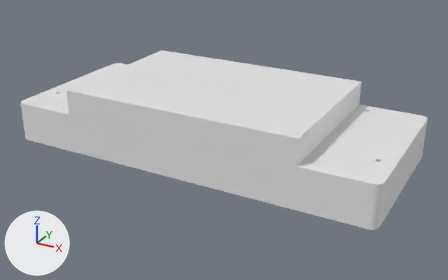
What one commit did to the Blender file BlenderSource/Faceplate_Complete.blend.
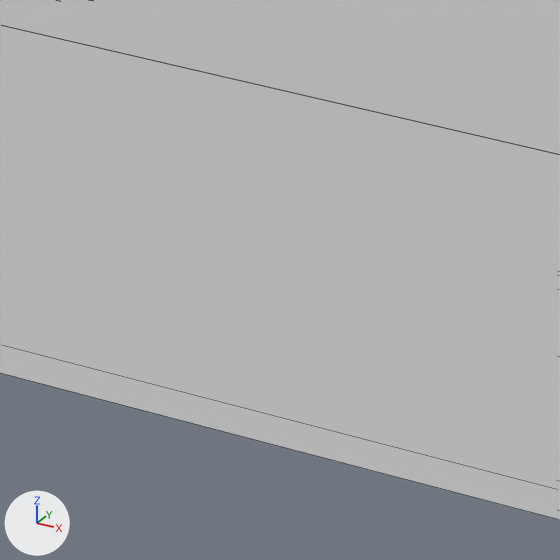
The first picture shows the older version from a 50 mm camera at (18.8, -35.9, 16.9) aimed at (1.0, -3.5, 0.7). The close-ups show both versions on the part from 32% to 44% of the width and 47% to 68% of the height of that picture; other places that the commit changed are outside them. Lighting does not change. The marker at lower left points along +X, +Y and +Z. The close-ups show mesh edges as thin lines.

The older version as bpy lines, for what is in view:
```python
me_screenholder_003 = bpy.data.meshes.new('ScreenHolder.003')
me_screenholder_003.from_pydata(...)  # 449 vertices, 371 faces, 1 loose edge; spans x -2.4..13.1, y -8.5..2.1, z 0.0..1.8
me_screenholder_004 = bpy.data.meshes.new('ScreenHolder.004')
me_screenholder_004.from_pydata(...)  # 529 vertices, 627 faces, 18 loose edges; spans x -2.4..13.1, y -8.5..2.1, z 0.0..2.6
ob_screenholder_bottom = bpy.data.objects.new('ScreenHolder_Bottom', me_screenholder_003)
ob_screenholder_bottom.location = (-5.1, 0.0, 4.2)
ob_screenholder_bottom.rotation_euler = (0.0, 3.142, 0.0)  # degrees (0, 180, 0)
ob_screenholder_bottom.scale = (-1.0, 1.0, 1.0)
ob_screenholder_top = bpy.data.objects.new('ScreenHolder_Top', me_screenholder_004)
ob_screenholder_top.location = (5.65, 0.0, 0.0)
ob_screenholder_top.scale = (-1.0, 1.0, 1.0)
```
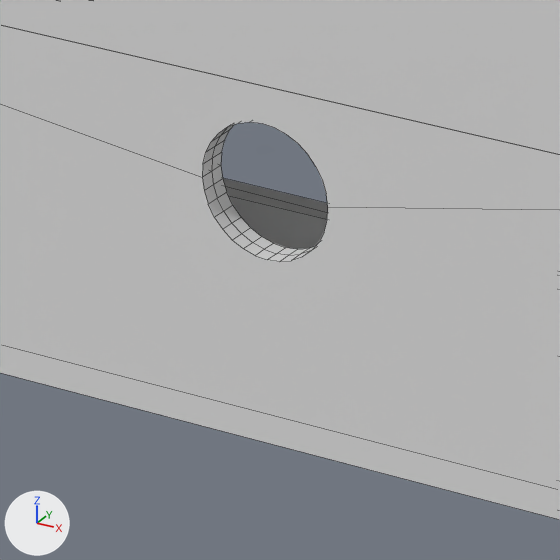
Changed parts and their boxes (x1, y1, x2, y2) in the close-ups (560 x 560 px):
```json
{"part": 1, "of": "me_screenholder_004", "change": "added", "after": [0, 25, 560, 490]}
```

The change, as JSON lines over the scene's bpy script:
```json
{"block": "me_screenholder_004", "where": "# used by ob_screenholder_top; location = (5.65, 0.0, 0.0); scale = (-1.0, 1.0, 1.0)"}
{"op": "remove", "block": "me_screenholder_004", "code": "me_screenholder_004.from_pydata(...)  # 529 vertices, 627 faces, 18 loose edges; spans x -2.4..13.1, y -8.5..2.1, z 0.0..2.6"}
{"op": "add", "block": "me_screenholder_004", "code": "me_screenholder_004.from_pydata(...)  # 657 vertices, 695 faces, 18 loose edges; spans x -2.4..13.1, y -8.5..2.1, z 0.0..2.6"}
{"block": "me_screenholder_004", "change": "me_screenholder_004 part 1: 128 vertices added at x 5.2..6.1, y -8.5..-8.3, z 1.2..2.2"}
```
